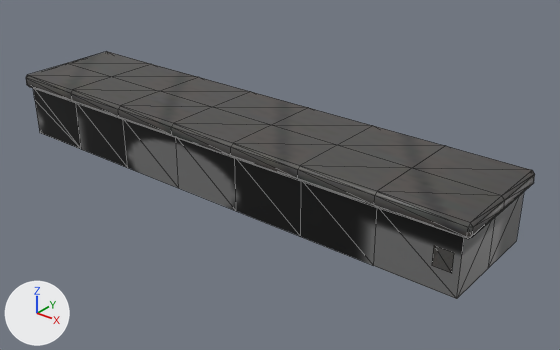
What one commit did to the COLLADA model apps/game/public/stages/st00/model/model_06.dae.
Rendered twice from a 50 mm camera at (5638.0, 800.0, 3641.0) aimed at (2530.0, 4686.0, 1231.0). The axes (+X, +Y, +Z) are drawn at lower left. The lights are the same throughout. The first picture is the older version. Mesh edges are drawn as thin lines.

Objects in the first picture: 'Joint_0_Object_0', 'Joint_0_Object_1', 'Joint_0_Object_2'.
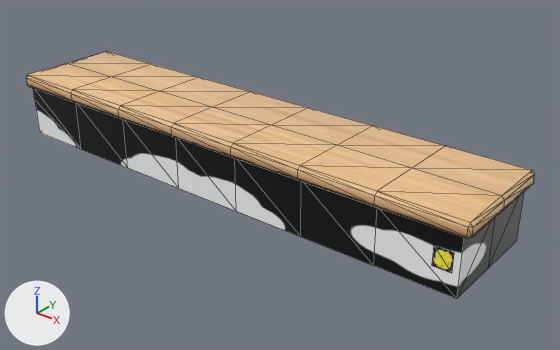
Pixel boxes (x1, y1, x2, y2) of what changed, in the pictures (560 x 350 px):
'Joint_0_Object_2', surface changed (grey to beige): (26, 52, 535, 239) in both
'Joint_0_Object_0', surface changed: (33, 88, 524, 299) in both
'Joint_0_Object_1', surface changed (black to yellow): (432, 246, 454, 273) in both

The change, as a diff of the scene's bpy script:
```diff
--- a/apps/game/public/stages/st00/model/model_06.dae.py
+++ b/apps/game/public/stages/st00/model/model_06.dae.py
@@ img_model_06_texture_1_cmp_png_001 @@
+img_model_06_texture_1_cmp_png_001 = load_image('model_06_Texture_1_CMP.png.001', 'model_06_Texture_1_CMP.png', 256, 256, 'sRGB')
@@ img_model_06_texture_1_cmp_png @@
+img_model_06_texture_1_cmp_png = load_image('model_06_Texture_1_CMP.png', 'model_06_Texture_1_CMP.png', 256, 256, 'sRGB')
@@ img_model_06_texture_0_i4_png @@
+img_model_06_texture_0_i4_png = load_image('model_06_Texture_0_I4.png', 'model_06_Texture_0_I4.png', 256, 256, 'sRGB')
@@ mat_material_f17baf75 @@
 mat_material_f17baf75 = principled_material('Material_F17BAF75')
-mat_material_f17baf75.texture = img_texture_0_i4_png
+mat_material_f17baf75.texture = img_model_06_texture_0_i4_png
 mat_material_f17baf75.roughness = 0.44
@@ mat_material_a5847847 @@
 mat_material_a5847847 = principled_material('Material_A5847847')
-mat_material_a5847847.texture = img_texture_1_cmp_png
+mat_material_a5847847.texture = img_model_06_texture_1_cmp_png
 mat_material_a5847847.roughness = 0.44
@@ mat_material_80ff8d9a @@
 mat_material_80ff8d9a = principled_material('Material_80FF8D9A')
-mat_material_80ff8d9a.texture = img_texture_1_cmp_png_001
+mat_material_80ff8d9a.texture = img_model_06_texture_1_cmp_png_001
 mat_material_80ff8d9a.roughness = 0.44
```
